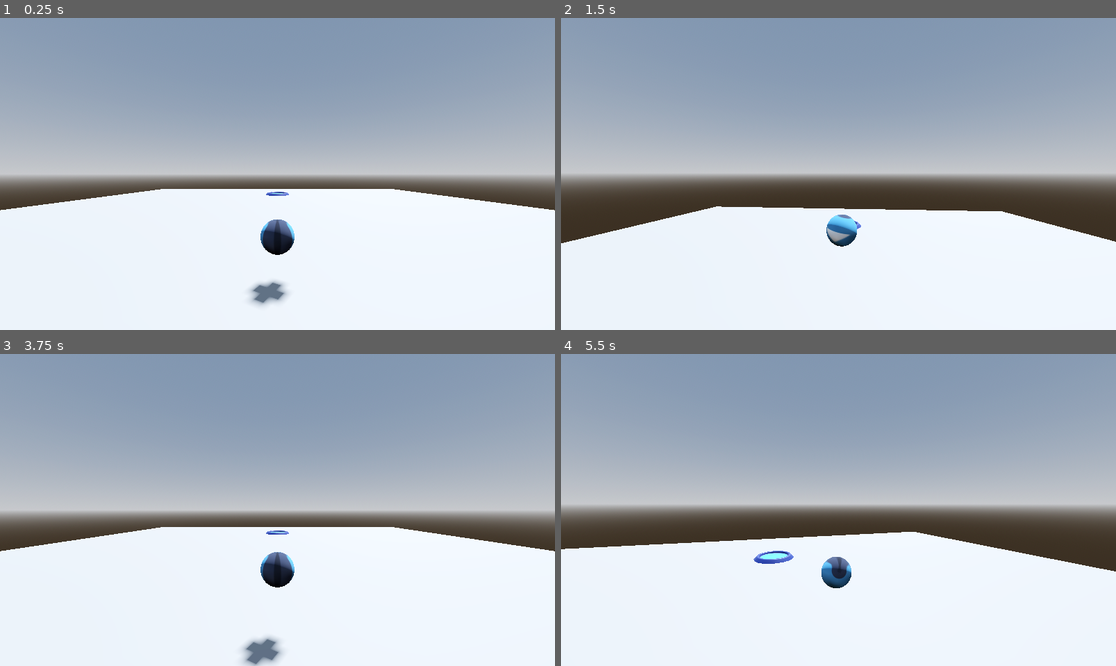
Above: before the commit, frames 1-4 (two rows, left to right).
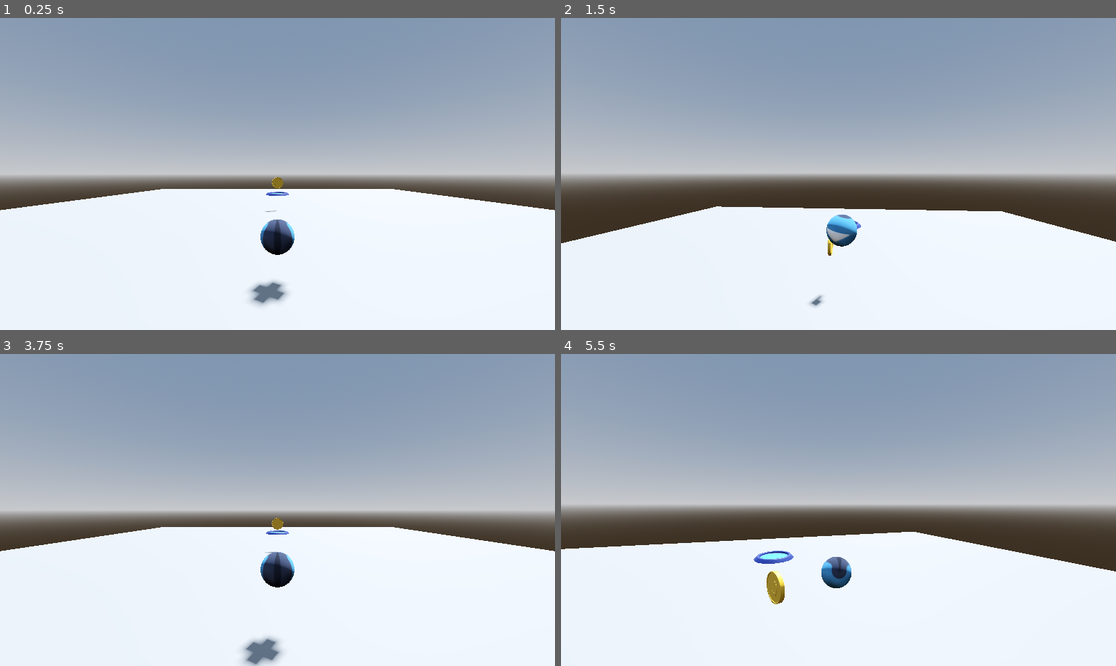
Above: after the commit, the same moments.

Repository: Shuntoon/Marble3D_Project_FIles
Game: Godot game, scene res://Levels/level_1.tscn
Two runs of this game, one before a commit and one after it. Both use one fixed random seed, a clock stepped at 60 frames per second and the inputs below. The engine's default icon, where the game draws it, is replaced by a stand-in: a white triangle on a blue panel in a dark square.
Inputs (mouse positions are in pixels of both pictures, inside the frame that each line leads up to):
- Up to frame 1 (0.25 s): no input
- Up to frame 2 (1.5 s): move the mouse to (866, 174) at 0.52 s; hold W (forward) from 0.53 s (still down); tap Space (jump) at 0.77 s; move the mouse to (810, 174) at 1.27 s
- Up to frame 3 (3.75 s): tap Space (jump) at 1.52 s; move the mouse to (288, 503) at 2.02 s; release W (forward) at 2.75 s; click "Restart" at 2.75 s; click "Restart" at 3.5 s
- Up to frame 4 (5.5 s): move the mouse to (832, 516) at 4.27 s; hold W (forward) from 4.28 s (still down); tap Space (jump) at 4.52, 5.27 s; move the mouse to (877, 513) at 5.02 s

The runs differ from the first frame. In frame 1, less than 0.1% of the frame differs, in the area x 47-52%, y 51-63%; in frame 2, 0.1%; in frame 3, less than 0.1%; in frame 4, 0.3%, in the area x 37-41%, y 69-81%.

Commit message:
Added Coin

Diff:
--- a/Levels/level_1.tscn
+++ b/Levels/level_1.tscn
@@ -1,7 +1,8 @@
-[gd_scene load_steps=12 format=3 uid="uid://nu3sfvutp5i4"]
+[gd_scene load_steps=13 format=3 uid="uid://nu3sfvutp5i4"]
 
 [ext_resource type="PackedScene" uid="uid://bu6csgumns604" path="res://Objects/Player/player.tscn" id="1_08apw"]
 [ext_resource type="PackedScene" uid="uid://cayxwk30vhqju" path="res://Objects/FinishPoint/finish_point.tscn" id="2_i4n55"]
+[ext_resource type="PackedScene" uid="uid://rmfu1qod2ckx" path="res://Objects/Coin/coin.tscn" id="3_epqc5"]
 [ext_resource type="PackedScene" uid="uid://bgrc2rjf8lbos" path="res://GUI/YouWinScreen/you_win_screen.tscn" id="3_v8hvd"]
 [ext_resource type="Script" path="res://Objects/LevelManager/level_manager.gd" id="4_30rf7"]
 [ext_resource type="PackedScene" uid="uid://duv6tk13a156o" path="res://Objects/DeathArea/death_area.tscn" id="4_c7v82"]
@@ -32,10 +33,6 @@
 
 [node name="Environment" type="Node3D" parent="."]
 
-[node name="Player" parent="Environment" instance=ExtResource("1_08apw")]
-unique_name_in_owner = true
-transform = Transform3D(1, 0, 0, 0, 1, 0, 0, 0, 1, 0, 0.628504, 0)
-
 [node name="DirectionalLight3D" type="DirectionalLight3D" parent="Environment"]
 transform = Transform3D(-0.866025, -0.433013, 0.25, 0, 0.5, 0.866025, -0.5, 0.75, -0.433013, 0, 0, 0)
 shadow_enabled = true
@@ -46,6 +43,15 @@
 [node name="Floor" type="CSGBox3D" parent="Environment"]
 use_collision = true
 size = Vector3(12.3692, 0.0833458, 18.6034)
+
+[node name="Player" parent="Environment" instance=ExtResource("1_08apw")]
+unique_name_in_owner = true
+transform = Transform3D(1, 0, 0, 0, 1, 0, 0, 0, 1, 0, 0.628504, 0)
+
+[node name="CoinCollection" type="Node3D" parent="Environment"]
+
+[node name="Coin" parent="Environment/CoinCollection" instance=ExtResource("3_epqc5")]
+transform = Transform3D(1, 0, 0, 0, 1, 0, 0, 0, 1, 0, 0.644823, -3.1379)
 
 [node name="FinishPoint" parent="Environment" instance=ExtResource("2_i4n55")]
 transform = Transform3D(1, 0, 0, 0, 1, 0, 0, 0, 1, 0, 0, -6.4653)
--- a/Objects/Checkpoint/checkpoint.gd
+++ b/Objects/Checkpoint/checkpoint.gd
@@ -6,6 +6,7 @@
 @onready var level_manager: Node = %LevelManager
 
 func _on_area_3d_body_entered(body: Node3D) -> void:
-	level_manager.checkpoint_reached.emit(spawn_point.global_position)
-	collision_shape_3d.set_deferred("disabled",true)
+	if body.owner.is_in_group("player"):
+		level_manager.checkpoint_reached.emit(spawn_point.global_position)
+		collision_shape_3d.set_deferred("disabled",true)
 	pass # Replace with function body.
--- /dev/null
+++ b/Objects/Coin/coin.gd
@@ -0,0 +1,24 @@
+extends Node3D
+class_name Coin
+
+@export var spin_rate : float = 1
+
+var level_manager : LevelManager
+
+@onready var coin_mesh: Node3D = $CoinMesh
+
+
+func _ready() -> void:
+	level_manager = get_tree().get_first_node_in_group("level_manager")
+
+func _physics_process(delta: float) -> void:
+	coin_mesh.rotation_degrees.y += spin_rate
+
+
+func _on_area_3d_body_entered(body: Node3D) -> void:
+	if body.owner.is_in_group("player"):
+		level_manager.emit_signal("coin_collected")
+
+		await get_tree().create_timer(.05).timeout
+		queue_free()
+	pass # Replace with function body.
--- /dev/null
+++ b/Objects/Coin/coin.tscn
@@ -0,0 +1,20 @@
+[gd_scene load_steps=4 format=3 uid="uid://rmfu1qod2ckx"]
+
+[ext_resource type="PackedScene" uid="uid://cb3ld5yqtlx0g" path="res://Art/Meshes/Coin.glb" id="1_7l1ne"]
+[ext_resource type="Script" path="res://Objects/Coin/coin.gd" id="1_enole"]
+
+[sub_resource type="BoxShape3D" id="BoxShape3D_jwbnh"]
+size = Vector3(0.434056, 0.434308, 0.380914)
+
+[node name="Coin" type="Node3D"]
+script = ExtResource("1_enole")
+
+[node name="CoinMesh" parent="." instance=ExtResource("1_7l1ne")]
+
+[node name="Area3D" type="Area3D" parent="."]
+collision_mask = 2
+
+[node name="CollisionShape3D" type="CollisionShape3D" parent="Area3D"]
+shape = SubResource("BoxShape3D_jwbnh")
+
+[connection signal="body_entered" from="Area3D" to="." method="_on_area_3d_body_entered"]
Binary file added: Art/Meshes/Coin.glb
Not shown, added: Art/Meshes/Coin.glb.import
